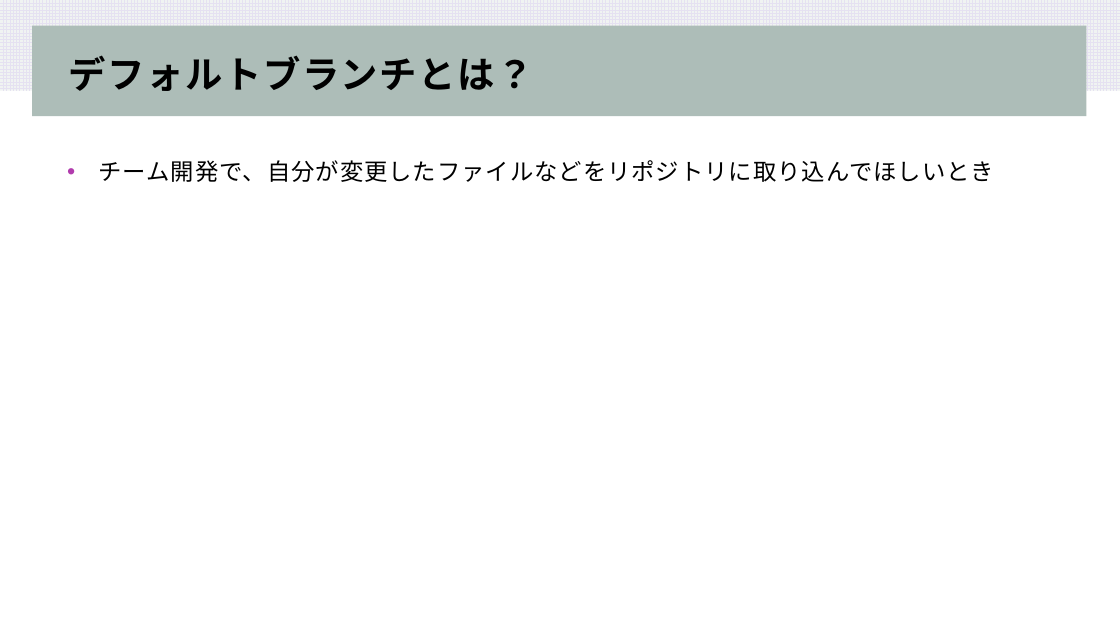
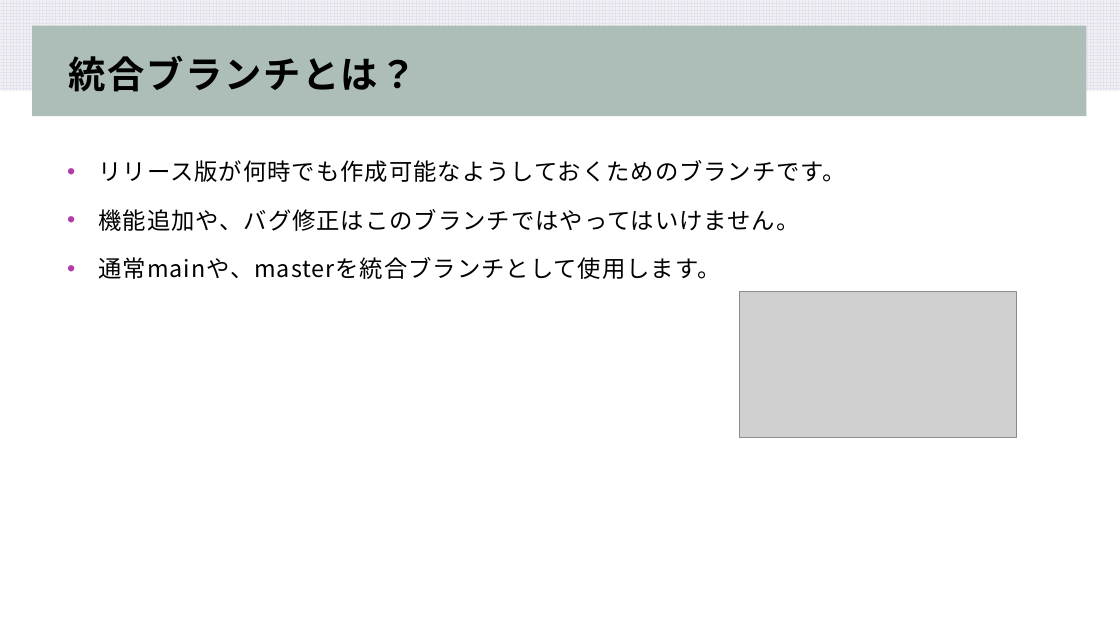
Before and after one commit to koki-sys/syuboard, a slide deck: slide 6 of document/PullRequest.pptx (slide 7 before the commit). Drawn at 1120x630 pixels with LibreOffice and Linux fonts; fonts in the diff are those of the drawing; grey boxes stand for pictures. Boxes give left, top, right and bottom in pixels: in the first picture for what was removed or moved away, otherwise in the second. Text is boxed around its words. In the diff, an @@ line names an element or a change of style, - is before the commit and + after.

Commit message:
プルリクの資料完成しました!

```diff
--- a/document/PullRequest.pptx
+++ b/document/PullRequest.pptx
@@ title at [69,55,417,92]: text changed @@
-デフォルトブランチとは？
+統合ブランチとは？
@@ text at [99,160,847,279]: text changed @@
-• チーム開発で、自分が変更したファイルなどをリポジトリに取り込んでほしいとき
+• リリース版が何時でも作成可能なようしておくためのブランチです。
+• 機能追加や、バグ修正はこのブランチではやってはいけません。
+• 通常mainや、masterを統合ブランチとして使用します。
@@ picture added at [739,292,1017,437] @@
```
Also in this commit, not shown: 9 other slides changed, 6 slides added, 1 other file.
